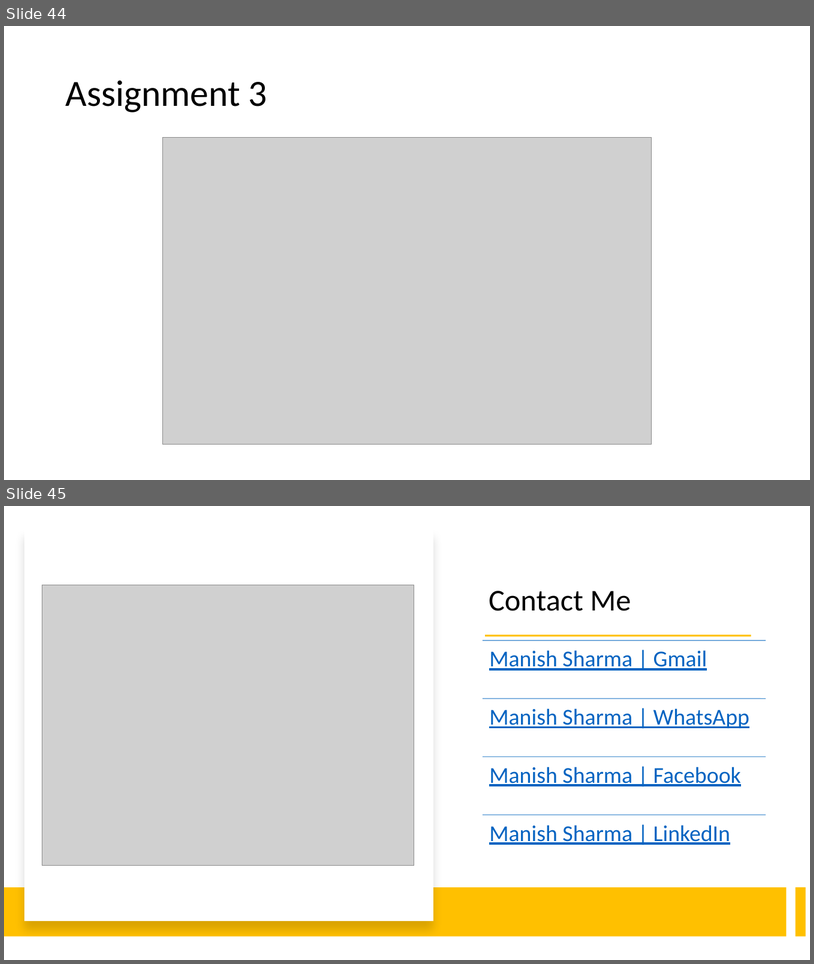
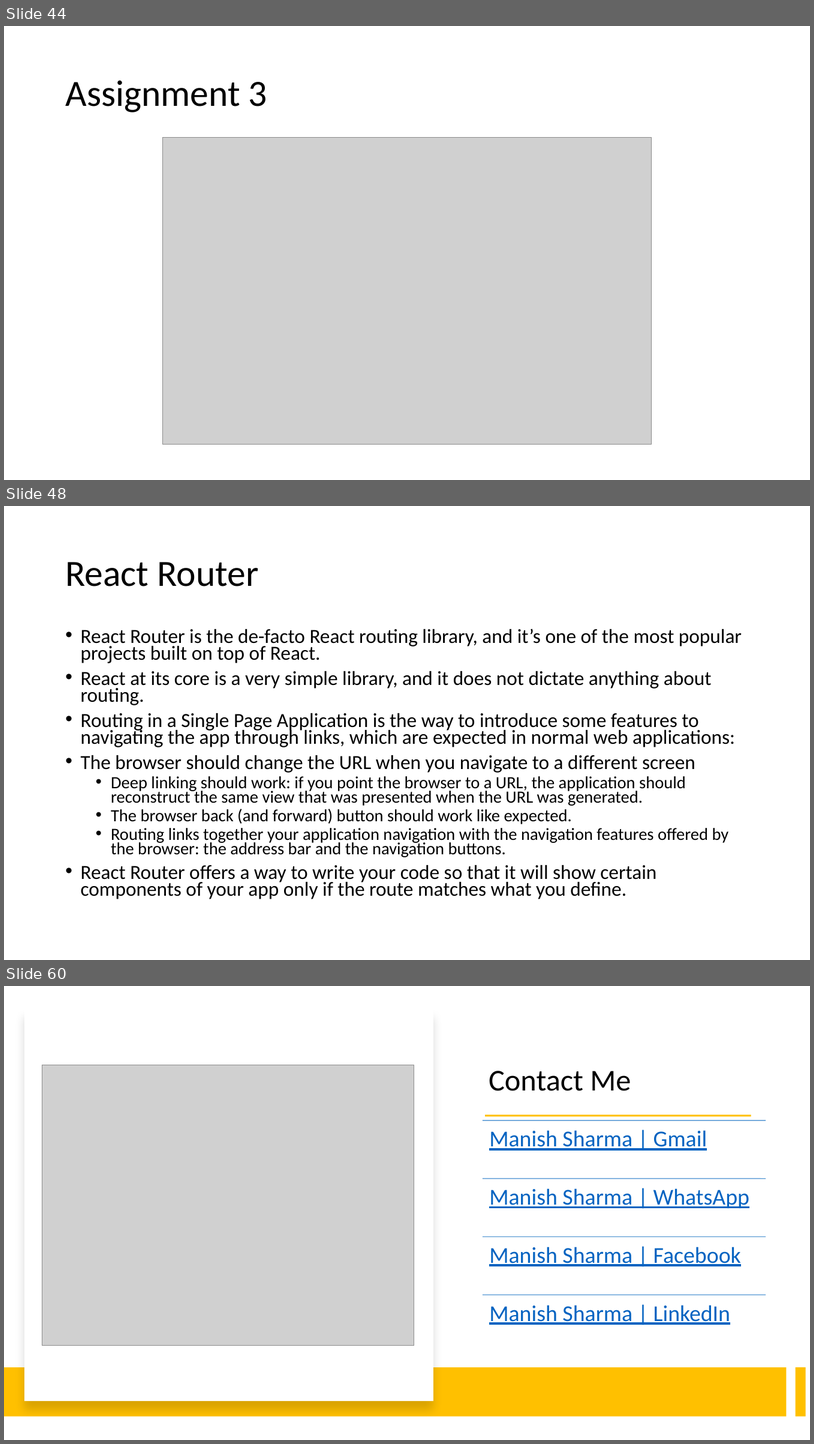
Before and after one commit to explore-with-manish/im-jan24, a slide deck: React/Notes/React.pptx. Shown one above the other, each under a label of ours: slides 44 and 45 before the commit, slides 44, 48 and 60 after it; the slides between them are not shown. The pictures are 814x964 and 814x1444 pixels, drawn with LibreOffice and Linux fonts; fonts in the diff are those of the drawing; grey boxes stand for pictures. Boxes give left, top, right and bottom in pixels: in the first picture for what was removed or moved away, otherwise in the second. Text is boxed around its words. In the diff, an @@ line names an element or a change of style, - is before the commit and + after.

Commit message:
Securing Routes

```diff
--- a/React/Notes/React.pptx
+++ b/React/Notes/React.pptx
@@ slide 48 added at (4,506,810,960), background #FFFFFF @@
@@ title added at (65,562,258,586), 44 pt, text #000000 @@
+React Router
@@ text added at (81,628,742,899), 23.8 pt, text #000000 @@
+• React Router is the de-facto React routing library, and it’s one of the most popular projects built on top of React.
+• React at its core is a very simple library, and it does not dictate anything about routing.
+• Routing in a Single Page Application is the way to introduce some features to navigating the app through links, which are expected in normal web applications:
+• The browser should change the URL when you navigate to a different screen
+  • Deep linking should work: if you point the browser to a URL, the application should reconstruct the same view that was presented when the URL was generated.
+  • The browser back (and forward) button should work like expected.
+  • Routing links together your application navigation with the navigation features offered by the browser: the address bar and the navigation buttons.
+• React Router offers a way to write your code so that it will show certain components of your app only if the route matches what you define.
@@ what was slide 45 is now slide 60 @@
```
Also in this commit, not shown: 14 other slides added, 53 other files.
